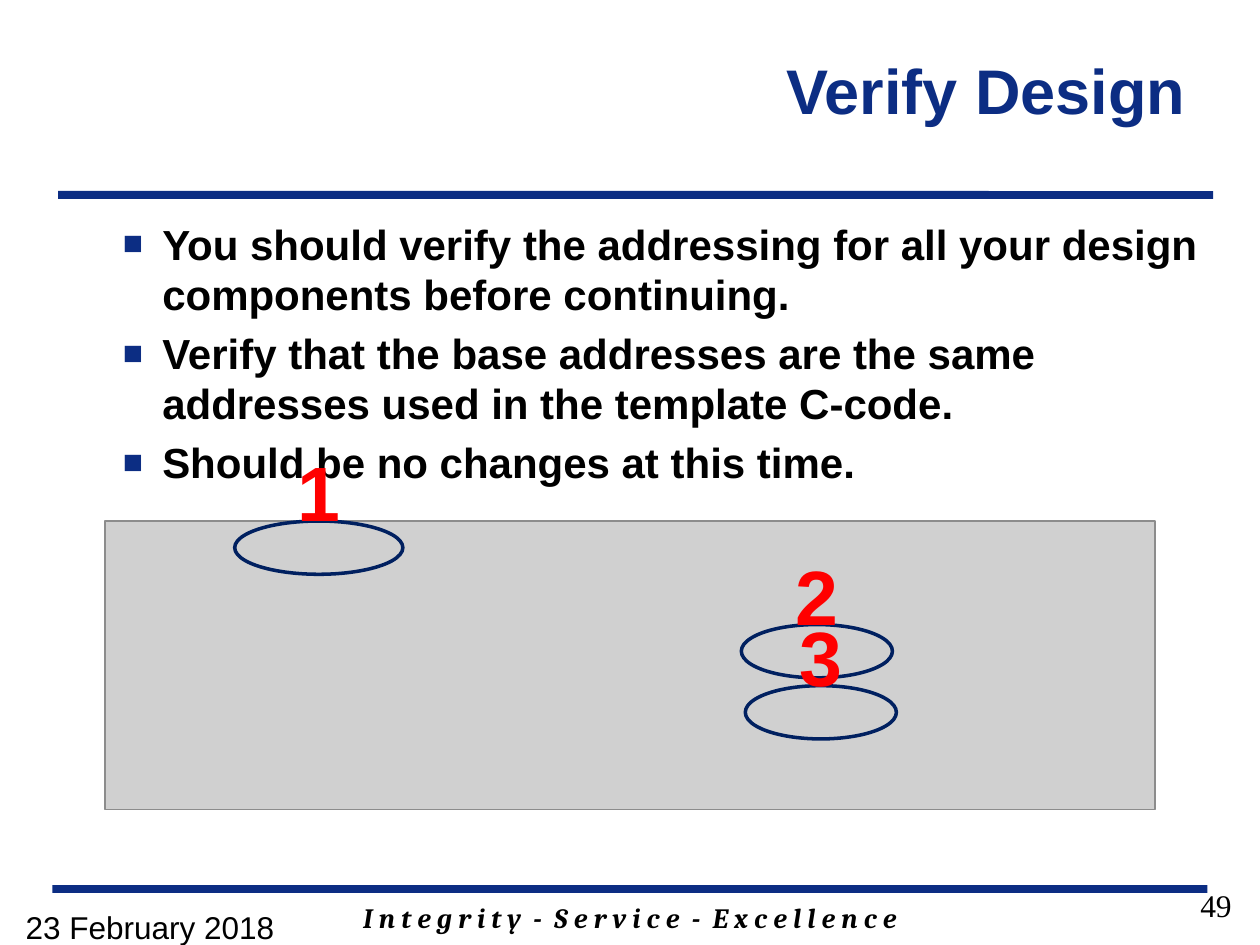
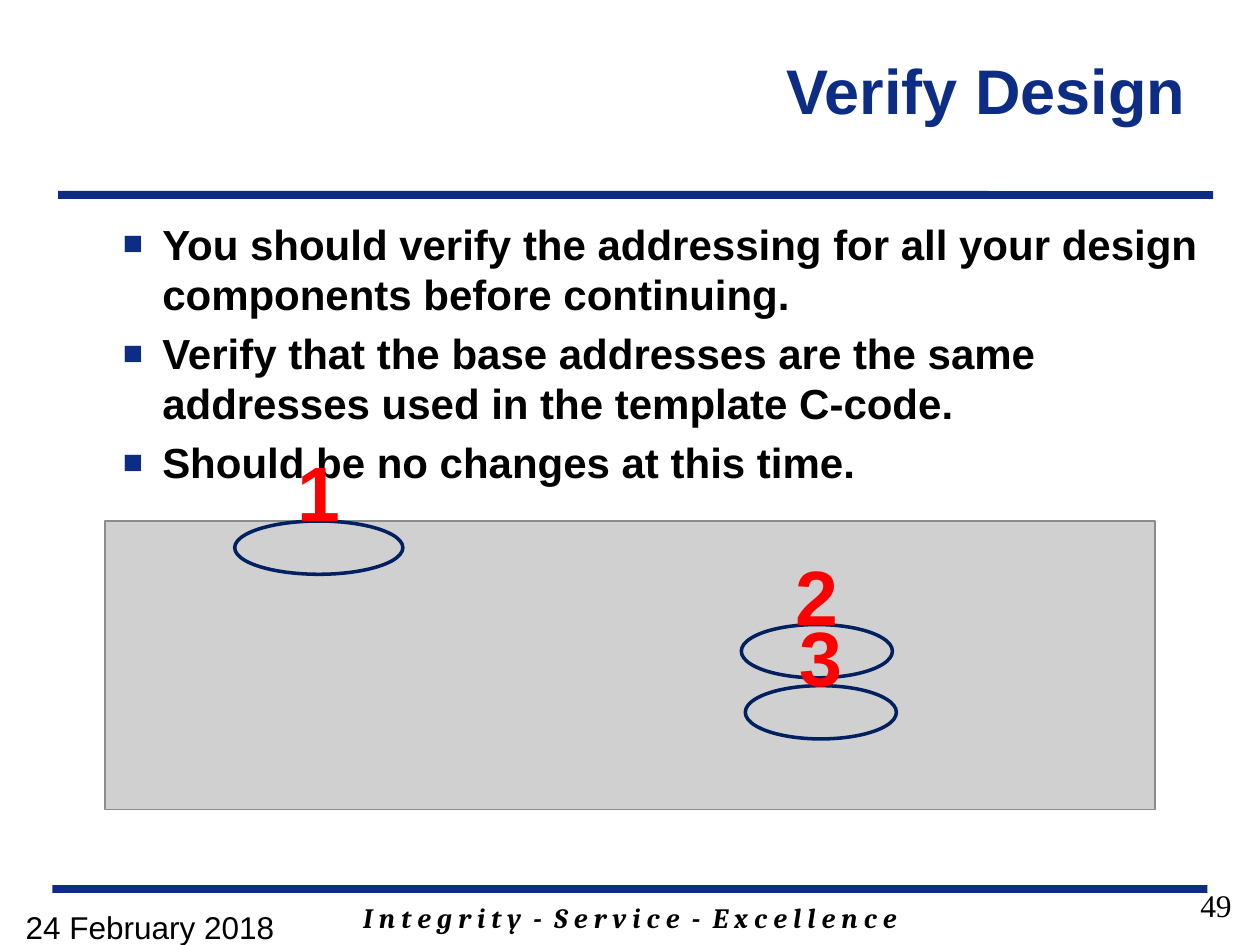
Before and after one commit to GeorgeYork/ECE383_web, a slide deck: slide 49 of lecture/slides/ECE_383_Lec18_2018.pptx. Drawn at 1260x945 pixels with LibreOffice and Linux fonts; fonts in the diff are those of the drawing; grey boxes stand for pictures; background and template pictures are left out. Boxes give left, top, right and bottom in pixels: in the first picture for what was removed or moved away, otherwise in the second. Text is boxed around its words. In the diff, an @@ line names an element or a change of style, - is before the commit and + after.

```diff
--- a/lecture/slides/ECE_383_Lec18_2018.pptx
+++ b/lecture/slides/ECE_383_Lec18_2018.pptx
@@ text at [26, 916, 274, 945]: text changed @@
-23 February 2018
+24 February 2018
```
Also in this commit, not shown: 2 other slides changed, 1 slide added.
